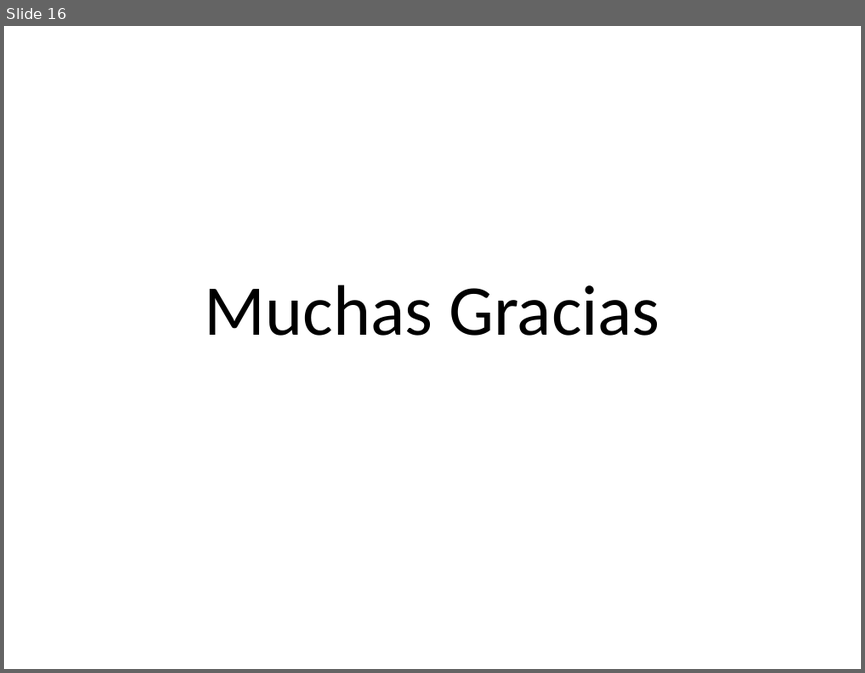
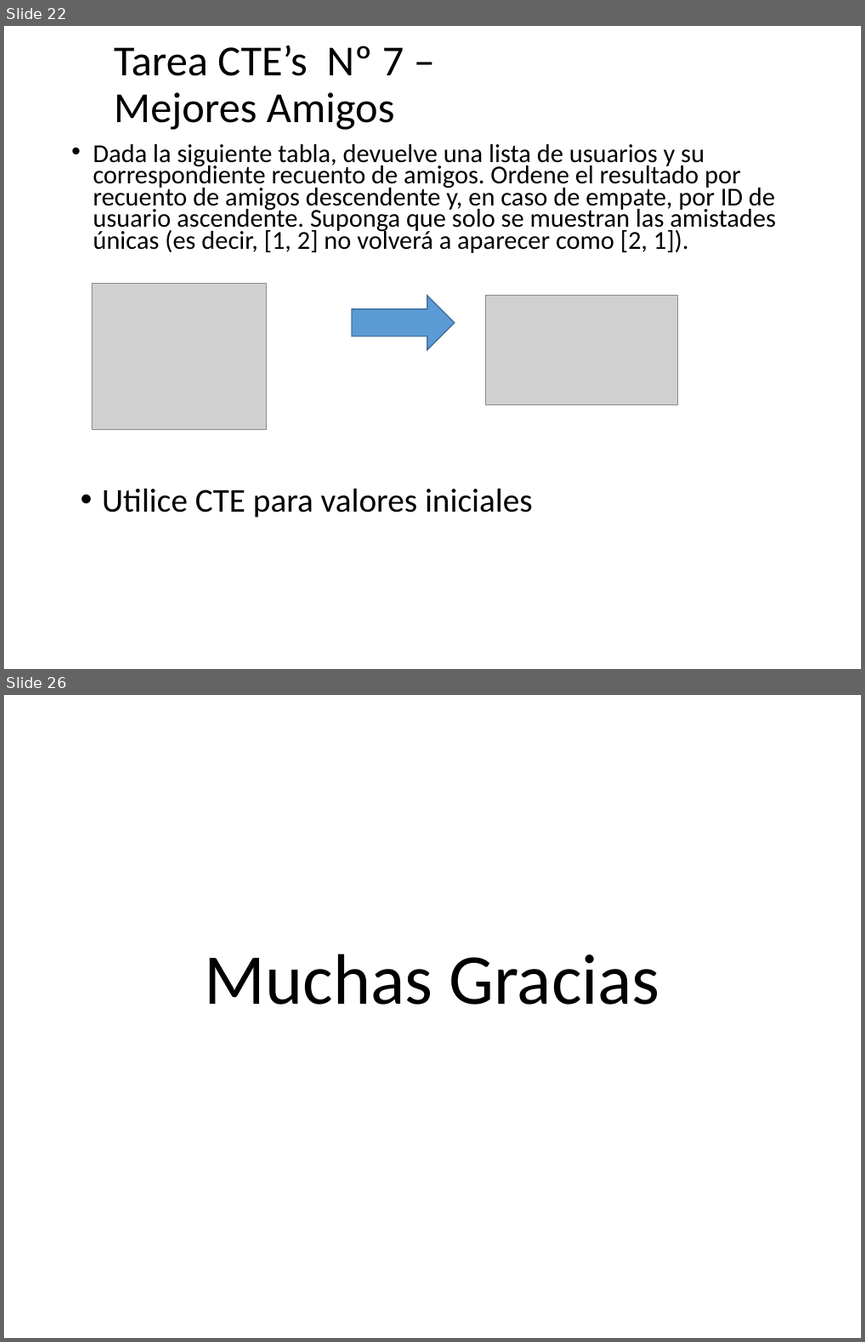
Before and after one commit to debsdaniel/expertodba2021, a slide deck: Presentaciones/Semana 7 - CTE.pptx. Shown one above the other, each under a label of ours: slide 16 before the commit, slides 22 and 26 after it; the slides between them are not shown. The pictures are 865x673 and 865x1342 pixels, drawn with LibreOffice and Linux fonts; fonts in the diff are those of the drawing; grey boxes stand for pictures; background and template pictures are left out. Boxes give left, top, right and bottom in pixels: in the first picture for what was removed or moved away, otherwise in the second. Text is boxed around its words. In the diff, an @@ line names an element or a change of style, - is before the commit and + after.

```diff
--- a/Presentaciones/Semana 7 - CTE.pptx
+++ b/Presentaciones/Semana 7 - CTE.pptx
@@ slide 22 added at [4, 26, 861, 669], background picture (left out) @@
@@ title added at [114, 45, 404, 130], 36 pt, text #000000 @@
+Tarea CTE’s Nº 7 –
+Mejores Amigos
@@ text added at [93, 144, 776, 253], 21.7 pt, text #000000 @@
+• Dada la siguiente tabla, devuelve una lista de usuarios y su correspondiente recuento de amigos. Ordene el resultado por recuento de amigos descendente y, en caso de empate, por ID de usuario ascendente. Suponga que solo se muestran las amistades únicas (es decir, [1, 2] no volverá a aparecer como [2, 1]).
@@ picture added at [92, 284, 266, 430] @@
@@ right arrow added at [352, 295, 454, 349], fill #5B9BD5, outline #43739E 1 pt @@
@@ picture added at [485, 295, 677, 404] @@
@@ text added at [102, 488, 533, 517], 28 pt, text #000000 @@
+• Utilice CTE para valores iniciales
@@ what was slide 16 is now slide 26 @@
```
Also in this commit, not shown: 9 other slides added.
